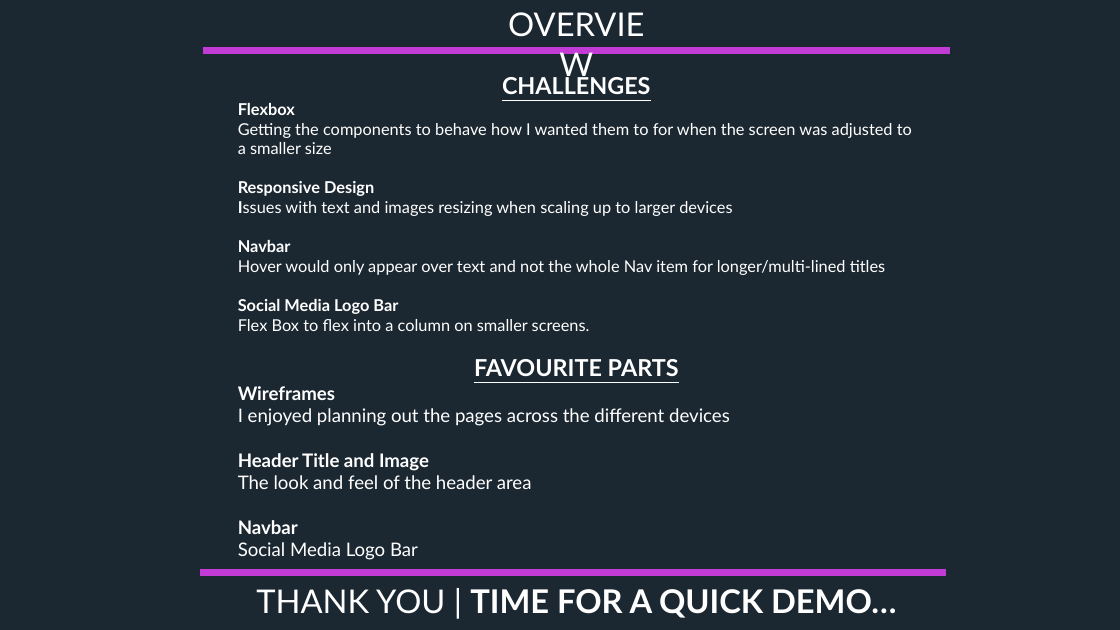
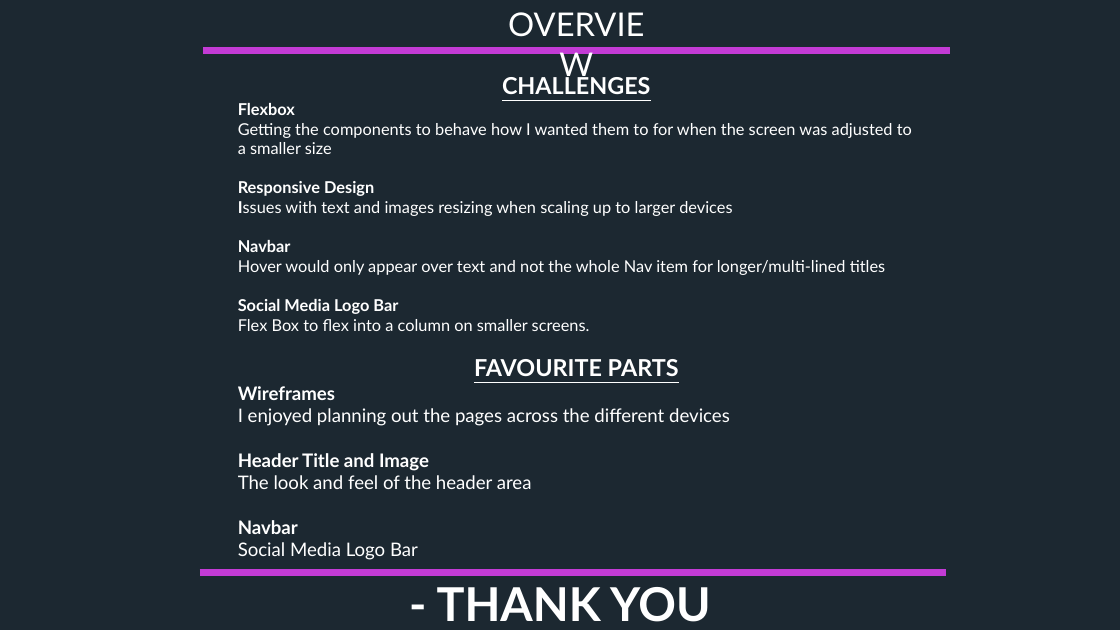
Before and after one commit to mdart86/Portfolio_Website, a slide deck: slide 11 of Michael-Dart_T1A2 Slidedeck.pptx. Drawn at 1120x630 pixels with LibreOffice and Linux fonts; fonts in the diff are those of the drawing. Boxes give left, top, right and bottom in pixels: in the first picture for what was removed or moved away, otherwise in the second. Text is boxed around its words. In the diff, an @@ line names an element or a change of style, - is before the commit and + after.

```diff
--- a/Michael-Dart_T1A2 Slidedeck.pptx
+++ b/Michael-Dart_T1A2 Slidedeck.pptx
@@ text at box(437, 587, 711, 622): text changed; size 28 to 40 pt @@
-THANK YOU | TIME FOR A QUICK DEMO…
+- THANK YOU -
```
Also in this commit, not shown: 4 other slides changed, 26 other files.
